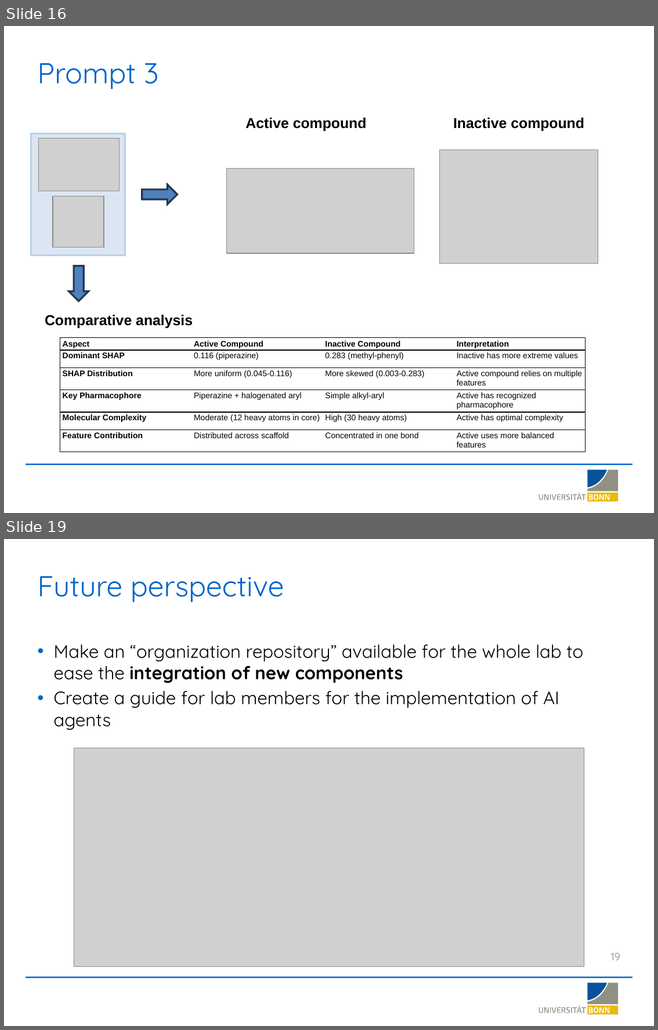
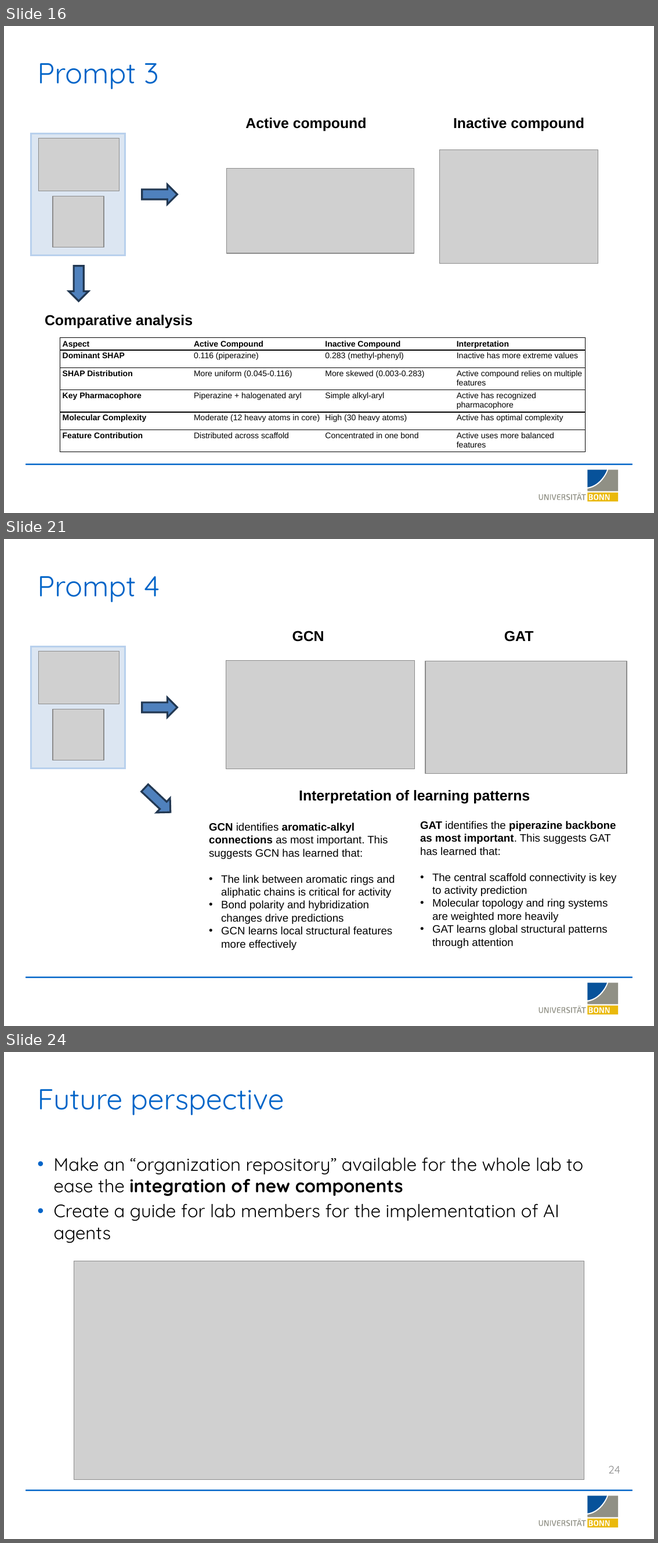
Before and after one commit to LSI-Uni-Bonn/ChemicHAL, a slide deck: slides/AI_Agent_Explainability.pptx. Shown one above the other, each under a label of ours: slides 16 and 19 before the commit, slides 16, 21 and 24 after it; the slides between them are not shown. The pictures are 658x1030 and 658x1543 pixels, drawn with LibreOffice and Linux fonts; fonts in the diff are those of the drawing; grey boxes stand for pictures; background and template pictures are left out. Boxes give left, top, right and bottom in pixels: in the first picture for what was removed or moved away, otherwise in the second. Text is boxed around its words. In the diff, an @@ line names an element or a change of style, - is before the commit and + after.

```diff
--- a/slides/AI_Agent_Explainability.pptx
+++ b/slides/AI_Agent_Explainability.pptx
@@ slide 21 added at [4, 539, 654, 1026], background #FFFFFF; not listed: 20 template elements that a slide beside it also shows @@
@@ title added at [38, 576, 160, 602], 32 pt, text #0064C8 @@
+Prompt 4
@@ picture added at [226, 660, 415, 769] @@
@@ picture added at [425, 661, 626, 773] @@
@@ group added at [31, 631, 534, 820]: 2 pictures, 2 right arrows, 2 texts, 1 rectangle @@
+GCN
+GAT
@@ text added at [299, 790, 529, 804], 16 pt, text #000000, bold @@
+Interpretation of learning patterns
@@ text added at [209, 823, 394, 950], 12 pt, text #000000 @@
+GCN identifies aromatic-alkyl connections as most important. This suggests GCN has learned that:
+• The link between aromatic rings and aliphatic chains is critical for activity
+• Bond polarity and hybridization changes drive predictions
+• GCN learns local structural features more effectively
@@ text added at [420, 821, 616, 948], 12 pt, text #000000 @@
+GAT identifies the piperazine backbone as most important. This suggests GAT has learned that:
+• The central scaffold connectivity is key to activity prediction
+• Molecular topology and ring systems are weighted more heavily
+• GAT learns global structural patterns through attention
@@ what was slide 19 is now slide 24 @@
@@ page number at [608, 1466, 620, 1474]: text changed @@
-19
+24
```
Also in this commit, not shown: 3 slides changed, 4 other slides added.
